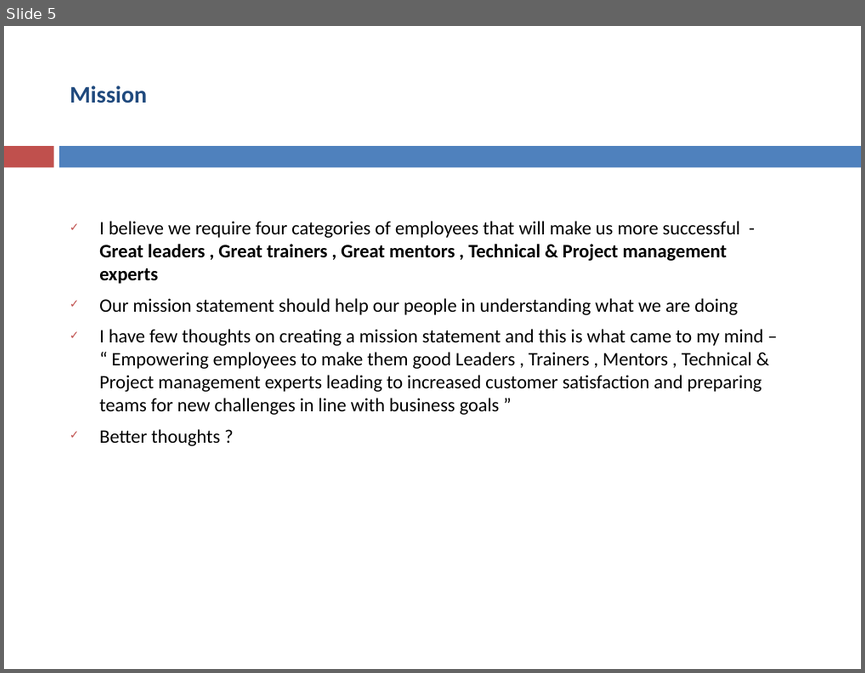
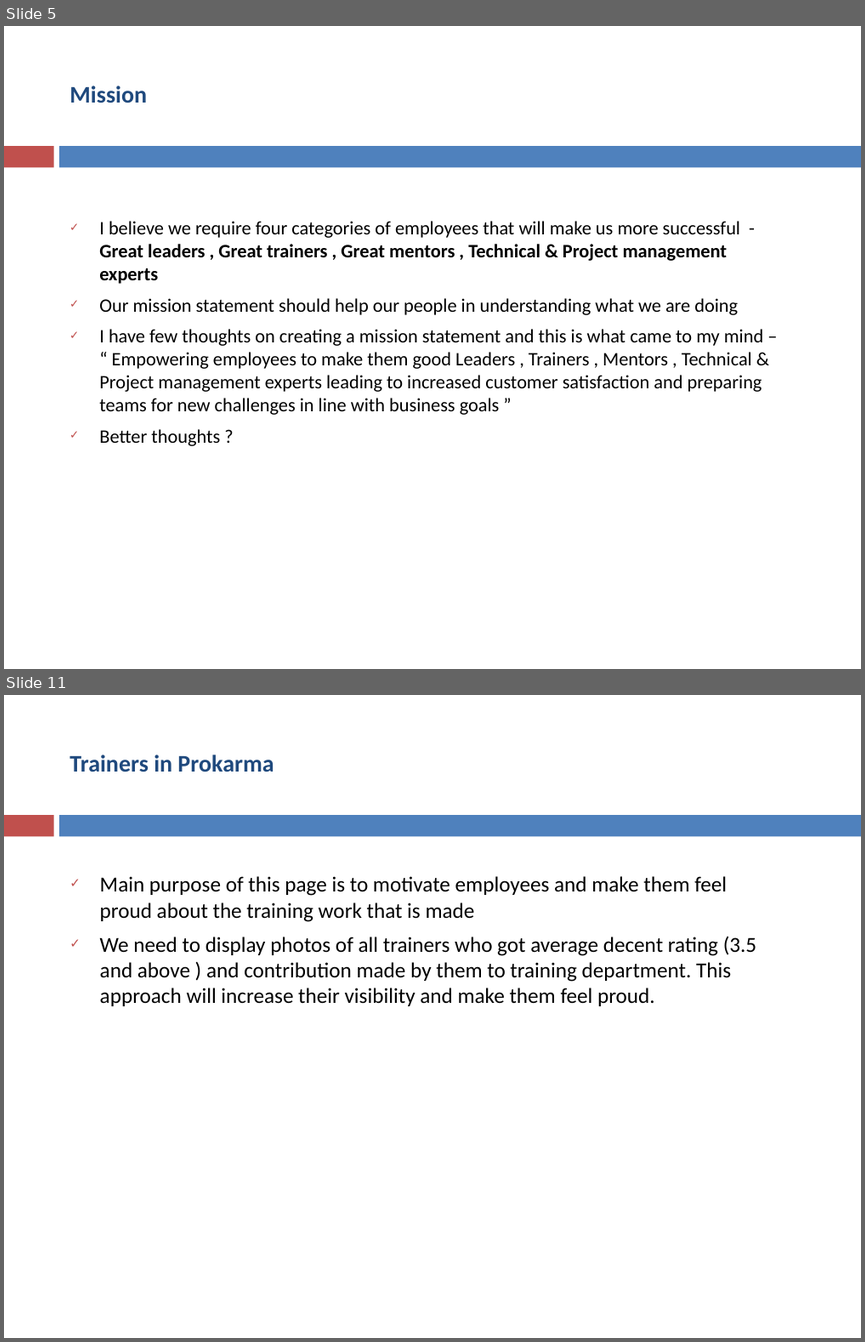
Before and after one commit to asakala/notes, a slide deck: Prokarma/Customer Satisfaction.pptx. Shown one above the other, each under a label of ours: slide 5 before the commit, slides 5 and 11 after it; the slides between them are not shown. The pictures are 865x673 and 865x1342 pixels, drawn with LibreOffice and Linux fonts; fonts in the diff are those of the drawing. Boxes give left, top, right and bottom in pixels: in the first picture for what was removed or moved away, otherwise in the second. Text is boxed around its words. In the diff, an @@ line names an element or a change of style, - is before the commit and + after.

```diff
--- a/Prokarma/Customer Satisfaction.pptx
+++ b/Prokarma/Customer Satisfaction.pptx
@@ slide 11 added at bbox=[4, 695, 861, 1338], background #FFFFFF; not listed: 2 template elements that a slide beside it also shows @@
@@ title added at bbox=[69, 755, 273, 772], 20 pt, text #1F497D, bold @@
+Trainers in Prokarma
@@ text added at bbox=[100, 876, 756, 1006], 18 pt, text #000000 @@
+✓ Main purpose of this page is to motivate employees and make them feel proud about the training work that is made
+✓ We need to display photos of all trainers who got average decent rating (3.5 and above ) and contribution made by them to training department. This approach will increase their visibility and make them feel proud.
```
Also in this commit, not shown: 4 slides changed, 10 other slides added, 16 slides removed.
